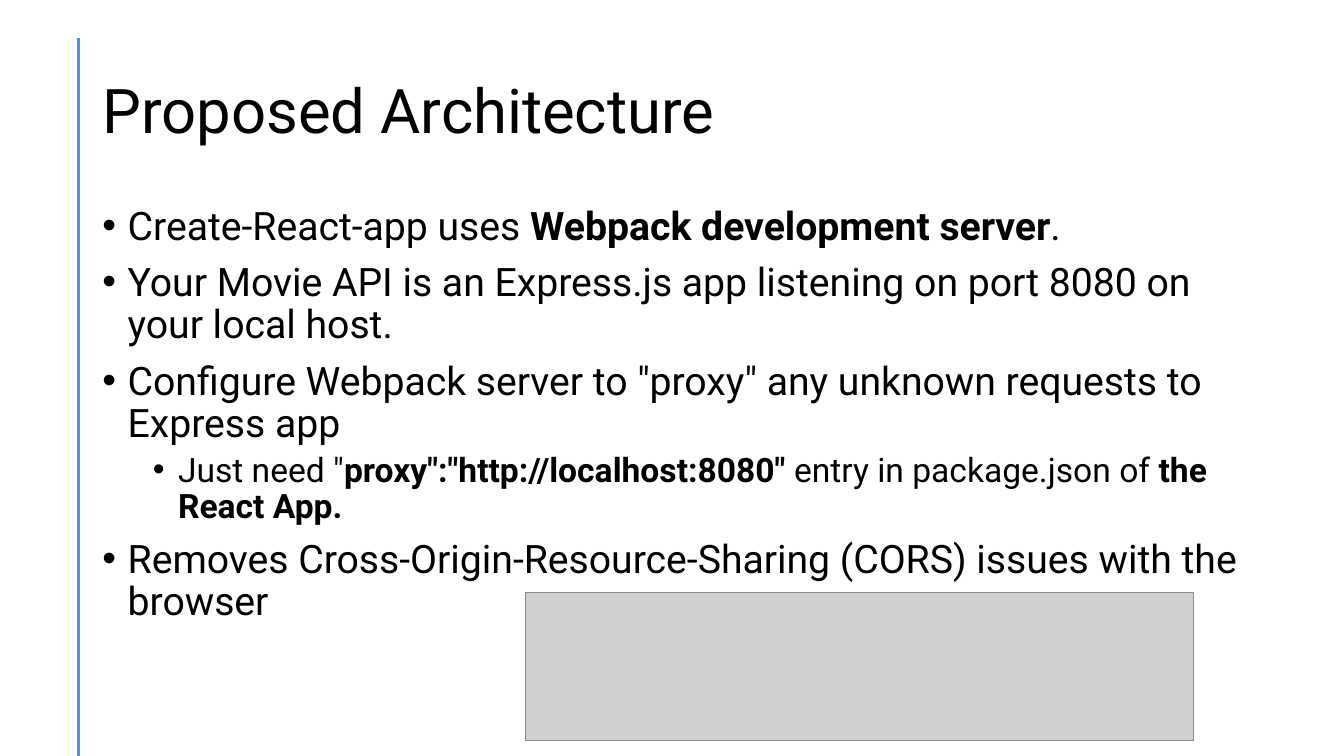
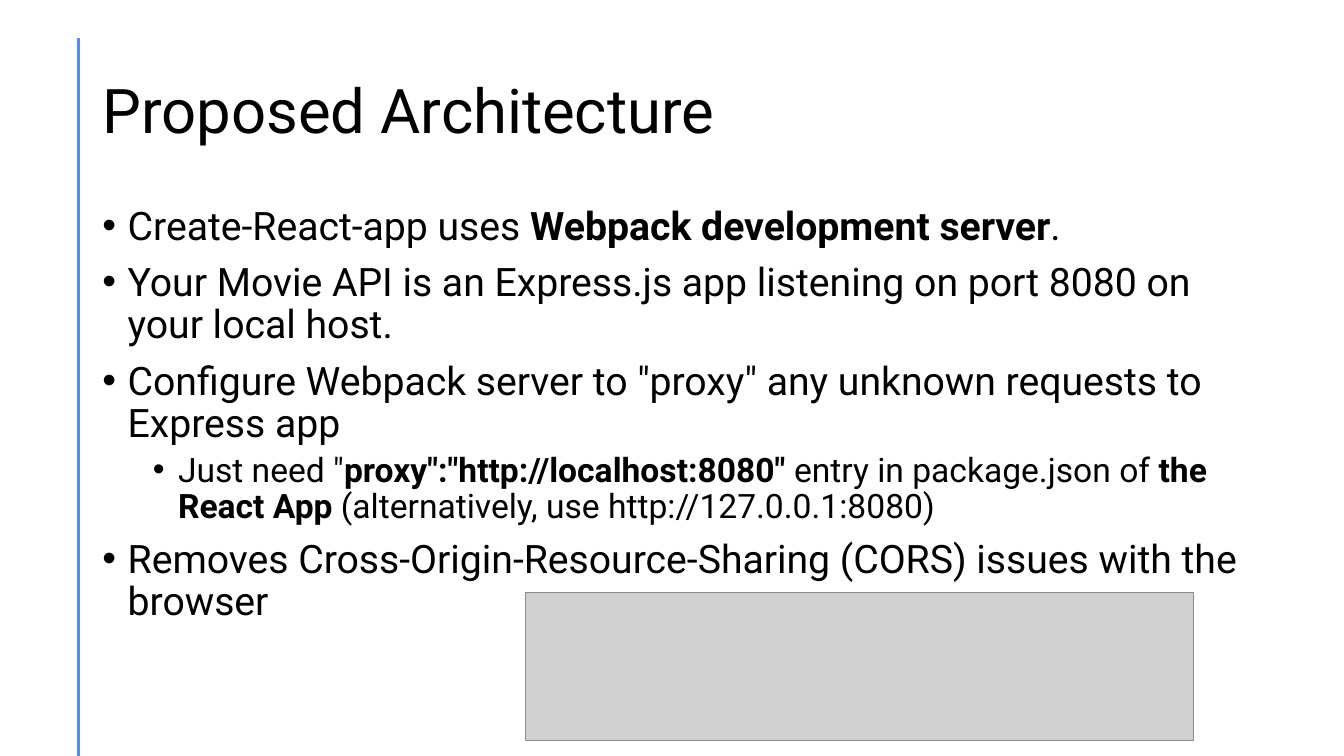
Before and after one commit to diarmuidoconnor/wad2, a slide deck: slide 5 of topic11/talk-01/react integration.pptx. Drawn at 1344x756 pixels with LibreOffice and Linux fonts; fonts in the diff are those of the drawing; grey boxes stand for pictures. Boxes give left, top, right and bottom in pixels: in the first picture for what was removed or moved away, otherwise in the second. Text is boxed around its words. In the diff, an @@ line names an element or a change of style, - is before the commit and + after.

```diff
--- a/topic11/talk-01/react integration.pptx
+++ b/topic11/talk-01/react integration.pptx
@@ text at bbox=[178, 456, 1207, 526]: text changed; bold off @@
-  • Just need "proxy":"http://localhost:8080" entry in package.json of the React App.
+  • Just need "proxy":"http://localhost:8080" entry in package.json of the React App (alternatively, use http://127.0.0.1:8080)
```
Also in this commit, not shown: 4 other files.
